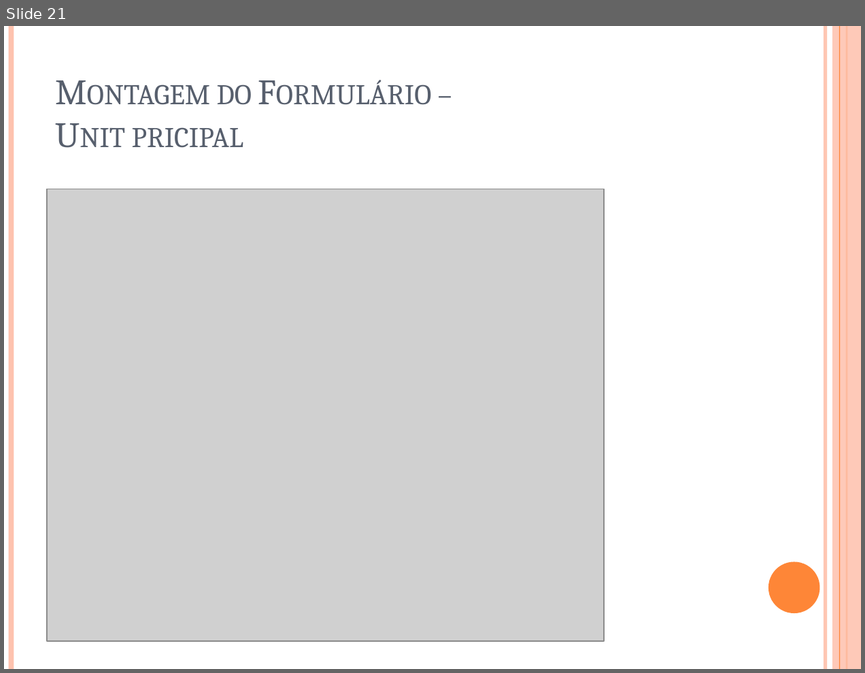
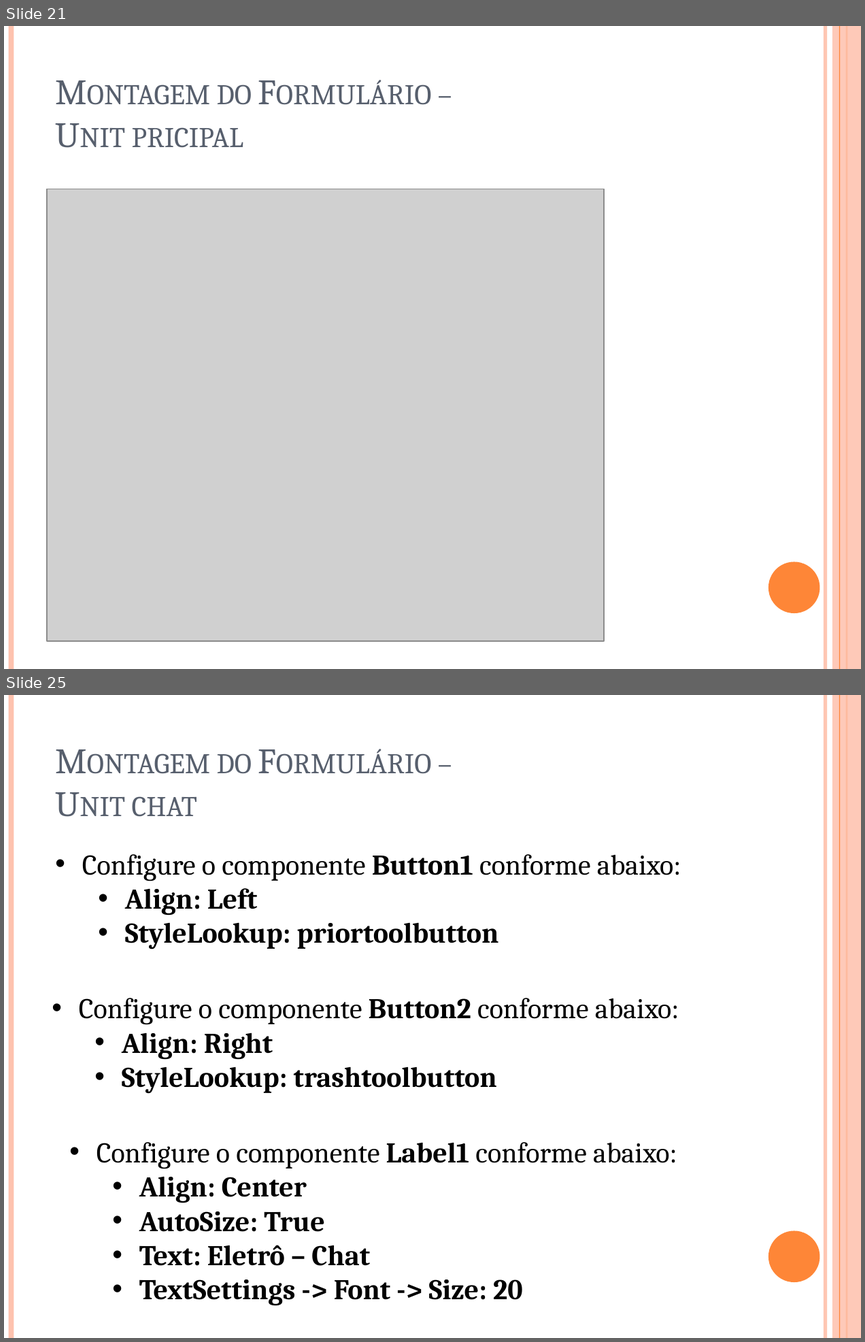
Before and after one commit to igorscandido/Conexao-Bluetooth-usando-Delphi, a slide deck: Stuff/Conexão Bluetooth usando Delphi.pptx. Shown one above the other, each under a label of ours: slide 21 before the commit, slides 21 and 25 after it; the slides between them are not shown. The pictures are 865x673 and 865x1342 pixels, drawn with LibreOffice and Linux fonts; fonts in the diff are those of the drawing; grey boxes stand for pictures. Boxes give left, top, right and bottom in pixels: in the first picture for what was removed or moved away, otherwise in the second. Text is boxed around its words. In the diff, an @@ line names an element or a change of style, - is before the commit and + after.

Commit message:
New Form Chat with Design done and PDF Edited

```diff
--- a/Stuff/Conexão Bluetooth usando Delphi.pptx
+++ b/Stuff/Conexão Bluetooth usando Delphi.pptx
@@ slide 25 added at [4,695,861,1338], background #FFFFFF; not listed: 6 template elements that a slide beside it also shows @@
@@ title added at [132,753,252,817], 30 pt, text #575F6D, small capitals @@
+Montagem do Formulário –
+Unit chat
@@ text added at [82,854,681,949], 24 pt, text #000000, bold @@
+• Configure o componente Button1 conforme abaixo:
+  • Align: Left
+  • StyleLookup: priortoolbutton
@@ text added at [79,998,679,1093], 24 pt, text #000000, bold @@
+• Configure o componente Button2 conforme abaixo:
+  • Align: Right
+  • StyleLookup: trashtoolbutton
@@ text added at [96,1142,677,1306], 24 pt, text #000000, bold @@
+• Configure o componente Label1 conforme abaixo:
+  • Align: Center
+  • AutoSize: True
+  • Text: Eletrô – Chat
+  • TextSettings -> Font -> Size: 20
```
Also in this commit, not shown: 1 slide changed, 15 other slides added, 32 other files.
